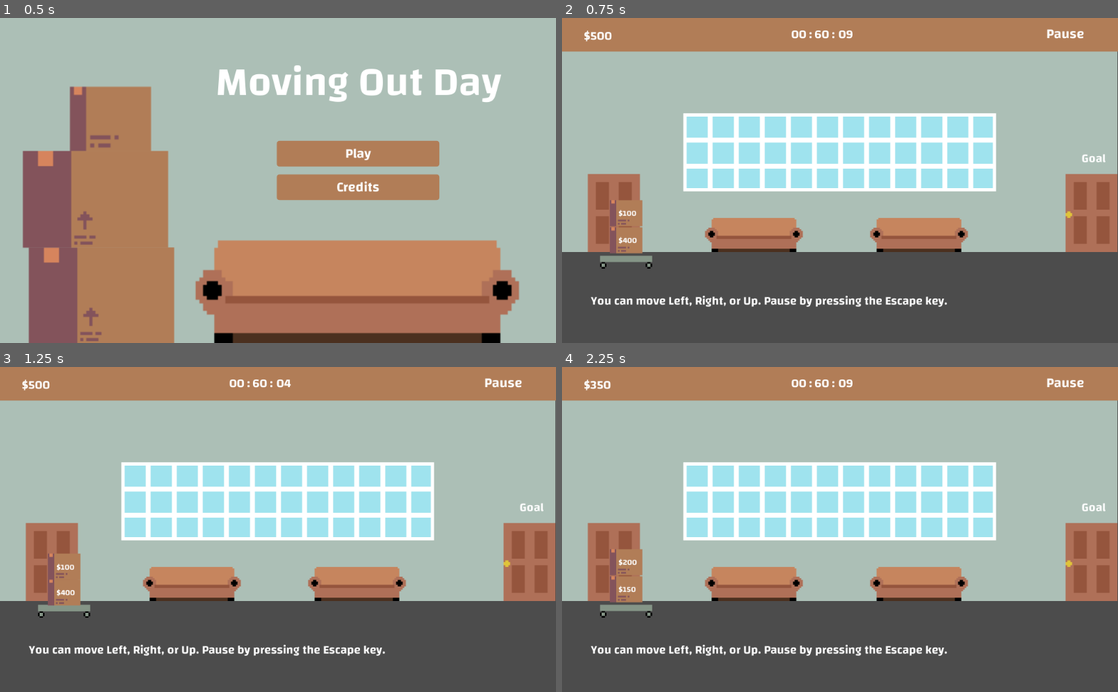
Above: before the commit, frames 1-4 (two rows, left to right).
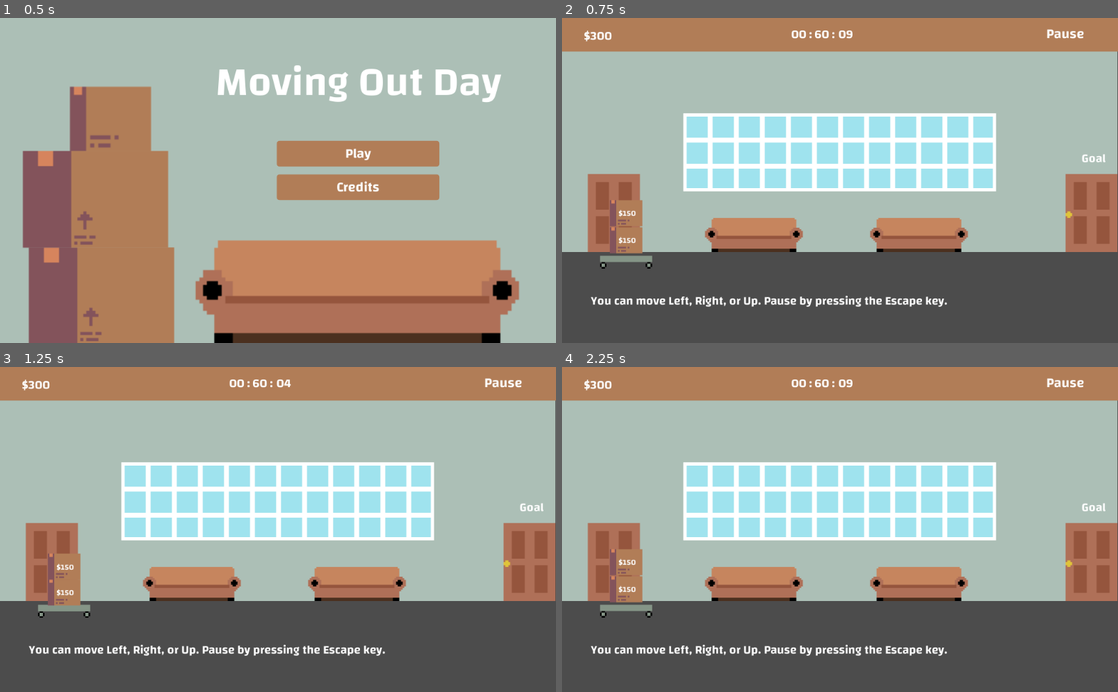
Above: after the commit, the same moments.

Repository: JMixson/moving-out-day
Game: Godot game, scene res://Scenes/Main Menu.tscn
The game is run twice, just before and just after one commit, with the same random seed, the same clock (stepped at 60 frames per second) and the same inputs.
Inputs:
- Up to frame 1 (0.5 s): no input
- Up to frame 2 (0.75 s): click "Play" at 0.5 s
- Up to frame 3 (1.25 s): no input
- Up to frame 4 (2.25 s): click "Pause" at 1.25 s; click "Restart" at 2 s

Frame 1 is identical in both runs. In frame 2, less than 0.1% of the frame differs, in the area x 5-14%, y 4-70%; in frame 3, less than 0.1%; in frame 4, less than 0.1%, in the area x 6-14%, y 4-61%.

Commit message:
Update pricing conditions and box pricing
Total now correct. Gives box a constant price. Box value drops slower.

Diff:
--- a/Scripts/Box.gd
+++ b/Scripts/Box.gd
@@ -1,16 +1,9 @@
 extends Node2D
 
 var rigid_entered = false
-export var box_price = 100
+export var box_price = 150
 
-var random_num = RandomNumberGenerator.new()
-
-# Called when the node enters the scene tree for the first time.
 func _ready():
-	random_num.randomize()
-	box_price = Global.box_values[random_num.randi_range(0,10)]
-	print(box_price)
-
 	Global.price += box_price
 	print("Total price: $" + str(Global.price))
 
@@ -19,20 +12,19 @@
 
 	$RigidBody2D/Value.text = "$" + str(box_price)
 
-# Called every frame. 'delta' is the elapsed time since the previous frame.
-#func _process(delta):
-#	$Value.text = str(box_price)
-
 
 func _on_RigidBody2D_body_entered(body):
 	if (body.get_name() == "Floor"):
 		rigid_entered = true
 		$Drop_Sound.play()
 
-		if (box_price != 0):
-			box_price /= 2
+		if box_price != 0:
+			box_price -= 10
+			Global.price -= 10
+		if box_price <= 0:
+			box_price = 0
+		if Global.price <= 0:
+			Global.price = 0
 
-
-		Global.price -= float(box_price)
 		$RigidBody2D/Value.text = "$" + str(box_price)
 		print("Total price: $" + str(Global.price))
